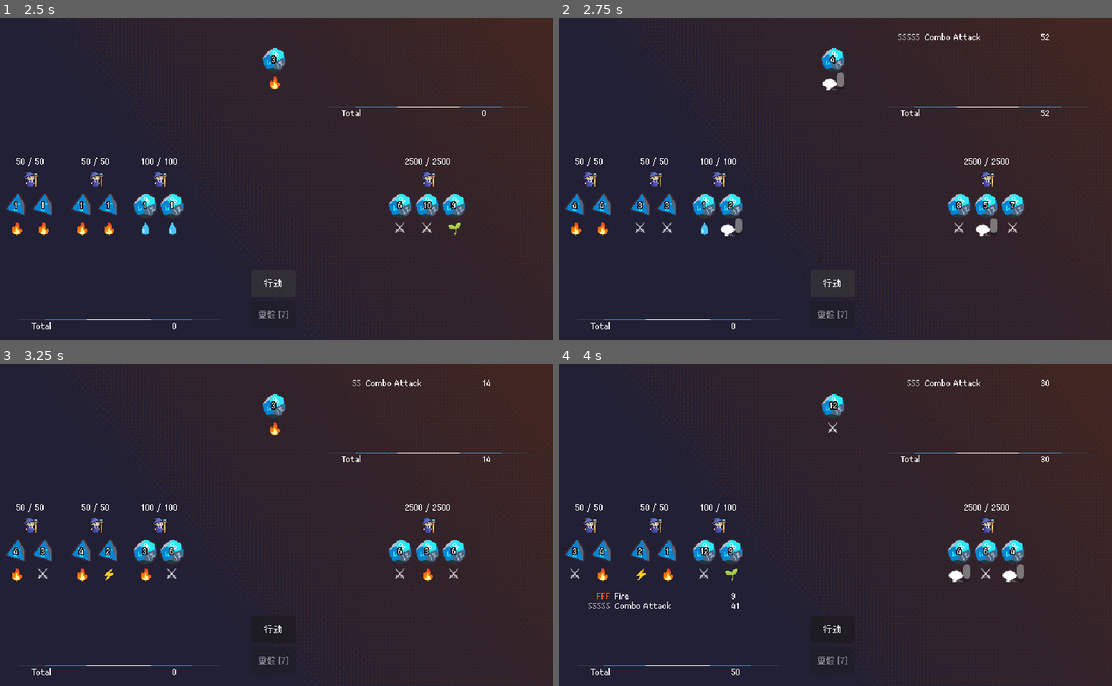
Above: before the commit, frames 1-4 (two rows, left to right).
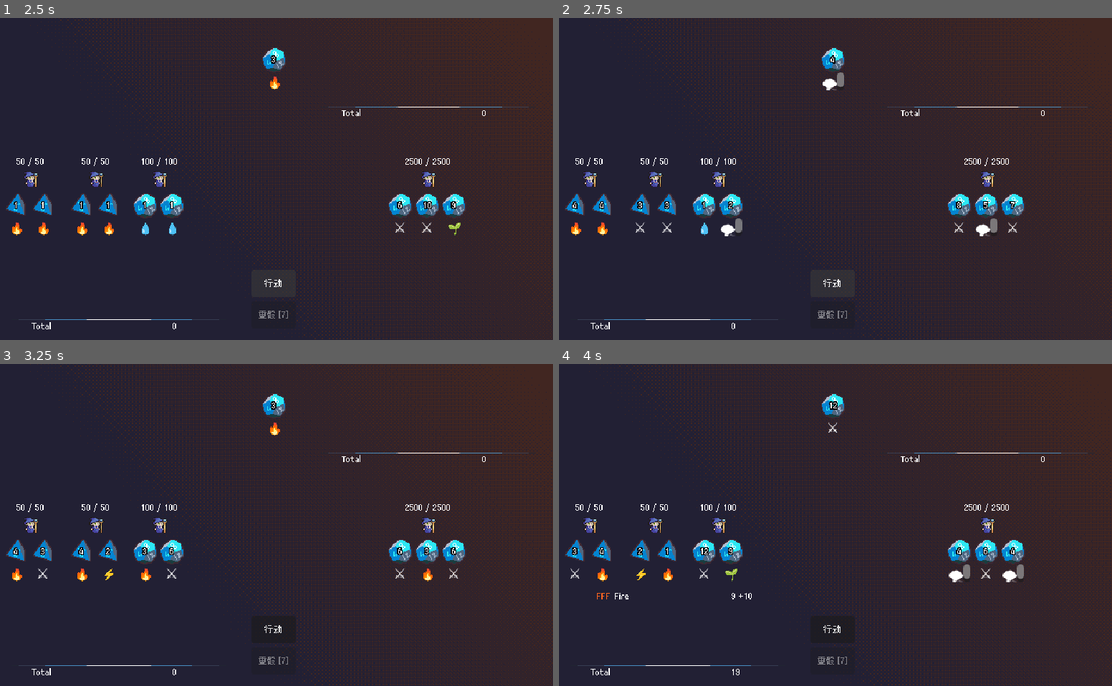
Above: after the commit, the same moments.

Repository: betairylia/DiceQuestPro
Game: Godot game, scene res://Prototyping/Prototype.tscn
Same seed, same stepped clock (60 frames per second), same inputs: the game is played once before the commit and once after it. The engine's default icon, where the game draws it, is replaced by a stand-in: a white triangle on a blue panel in a dark square.
Inputs (mouse positions are in pixels of both pictures, inside the frame that each line leads up to):
- Up to frame 1 (2.5 s): click "行动" at 0.5 s; click "行动" at 1.25 s; click "行动" at 2 s
- Up to frame 2 (2.75 s): no input
- Up to frame 3 (3.25 s): move the mouse to (160, 505) at 2.77 s; click (160, 505) at 2.92 s
- Up to frame 4 (4 s): move the mouse to (702, 557) at 3.52 s; click (702, 557) at 3.67 s

Frame 1 is identical in both runs. In frame 2, 0.1% of the frame differs, in the area x 61-89%, y 4-31%; in frame 3, less than 0.1%; in frame 4, 0.2%, in the area x 5-89%, y 4-97%.

Commit message:
Checkpoint before CSV spell importer implementation
Co-Authored-By: Claude Opus 4.6 <noreply@anthropic.com>

Diff:
--- /dev/null
+++ b/DataSheets/spells-Spells.csv
@@ -0,0 +1,7 @@
+,Pattern,DisplayName,Power,Logic,Anim
+,,,,,
+Fires,🔥🔥🔥,Fireball,10,,
+Fires,🔥🔥🔥🔥,Fireball,20,,
+Fires,🔥🔥🔥🔥🔥,Fireball,30,,
+Fires,🔥🔥🔥🔥🔥🔥,Fireball,40,,
+Fires,🔥🔥🔥🔥🔥🔥🔥,Fireball,50,,
--- /dev/null
+++ b/DataSheets/spells-Symbols.csv
@@ -0,0 +1,3 @@
+Symbol,Meaning
+🔥,F
+💧,W
--- a/Prototyping/Data/Spells/fires.tres
+++ b/Prototyping/Data/Spells/fires.tres
@@ -1,8 +1,28 @@
 [gd_resource type="Resource" script_class="Spell" format=3 uid="uid://cynsf2ki8sg17"]
 
-[ext_resource type="Script" uid="uid://u28a8vpslbd3" path="res://Source/Core/spell.gd" id="1_pmhx5"]
+[ext_resource type="Script" uid="uid://dk24x88oyla7f" path="res://Source/Core/spell_level.gd" id="1_dw4ac"]
+[ext_resource type="Script" uid="uid://u28a8vpslbd3" path="res://Source/Core/spell.gd" id="2_ngveo"]
+
+[sub_resource type="Resource" id="Resource_dw4ac"]
+script = ExtResource("1_dw4ac")
+pattern = "FFF"
+power = 10
+metadata/_custom_type_script = "uid://dk24x88oyla7f"
+
+[sub_resource type="Resource" id="Resource_ngveo"]
+script = ExtResource("1_dw4ac")
+pattern = "FFFF"
+power = 25
+metadata/_custom_type_script = "uid://dk24x88oyla7f"
+
+[sub_resource type="Resource" id="Resource_sxend"]
+script = ExtResource("1_dw4ac")
+pattern = "FFFFF"
+power = 50
+metadata/_custom_type_script = "uid://dk24x88oyla7f"
 
 [resource]
-script = ExtResource("1_pmhx5")
+script = ExtResource("2_ngveo")
 display_name = "Fire"
-patterns = Array[String](["FFF", "FFFF", "FFFFF", "FFFFFF", "FFFFFFF"])
+levels = Array[ExtResource("1_dw4ac")]([SubResource("Resource_dw4ac"), SubResource("Resource_ngveo"), SubResource("Resource_sxend")])
+metadata/_custom_type_script = "uid://u28a8vpslbd3"
--- a/Prototyping/Data/Spells/melee.tres
+++ /dev/null
@@ -1,8 +0,0 @@
-[gd_resource type="Resource" script_class="Spell" format=3 uid="uid://c74eqpn1v42uo"]
-
-[ext_resource type="Script" uid="uid://u28a8vpslbd3" path="res://Source/Core/spell.gd" id="1_qpp2x"]
-
-[resource]
-script = ExtResource("1_qpp2x")
-display_name = "Combo Attack"
-patterns = Array[String](["SS", "SSS", "SSSS", "SSSSS", "SSSSSS"])
--- a/Prototyping/Data/Spells/revive.tres
+++ /dev/null
@@ -1,8 +0,0 @@
-[gd_resource type="Resource" script_class="Spell" format=3 uid="uid://b2v05vpquvpqq"]
-
-[ext_resource type="Script" uid="uid://u28a8vpslbd3" path="res://Source/Core/spell.gd" id="1_h2q5y"]
-
-[resource]
-script = ExtResource("1_h2q5y")
-display_name = "Revive"
-patterns = Array[String](["RR"])
--- a/Prototyping/HUD/SpellDetailView/spells_detail.gd
+++ b/Prototyping/HUD/SpellDetailView/spells_detail.gd
@@ -42,11 +42,11 @@
 		var row := SPELL_ROW.instantiate()
 		_container.add_child(row)
 		row.get_node("Pattern").bbcode_enabled = true
-		row.get_node("Pattern").text = _colored_pattern(ms.spell.patterns[ms.level])
+		row.get_node("Pattern").text = _colored_pattern(ms.level_data().pattern)
 		row.get_node("Name").text = ms.spell.display_name
-		row.get_node("Damage").text = str(ms.digit_sum())
+		row.get_node("Damage").text = "%d +%d" % [ms.digit_sum(), ms.level_data().power]
 
 	var total := 0
 	for ms in matches:
-		total += ms.digit_sum()
+		total += ms.digit_sum() + ms.level_data().power
 	_total_damage.text = str(total)
--- a/Prototyping/Nodes/rollable_dice.gd
+++ b/Prototyping/Nodes/rollable_dice.gd
@@ -19,7 +19,7 @@
 
 var dice_data: DiceData
 var dice_result: DiceResult
-var source: MobData
+var source: Mob
 var state: DiceCombatState
 
 # Animation config
--- a/Prototyping/Prototype.tscn
+++ b/Prototyping/Prototype.tscn
@@ -8,16 +8,14 @@
 [ext_resource type="PackedScene" uid="uid://dffl3j136dlbl" path="res://Prototyping/HUD/Combat-HUD.tscn" id="3_4tqe8"]
 [ext_resource type="Resource" uid="uid://dlh8khjpdcde1" path="res://Prototyping/Data/Fighter.tres" id="3_5couh"]
 [ext_resource type="Resource" uid="uid://bnigeirx8he57" path="res://Prototyping/Data/FireMage.tres" id="3_eo8vy"]
-[ext_resource type="Resource" uid="uid://cynsf2ki8sg17" path="res://Prototyping/Data/Spells/fires.tres" id="3_ni1eb"]
-[ext_resource type="Resource" uid="uid://c74eqpn1v42uo" path="res://Prototyping/Data/Spells/melee.tres" id="4_v8jq8"]
-[ext_resource type="Resource" uid="uid://b2v05vpquvpqq" path="res://Prototyping/Data/Spells/revive.tres" id="5_tq74n"]
+[ext_resource type="Resource" uid="uid://cynsf2ki8sg17" path="res://Prototyping/Data/Spells/Fires.tres" id="3_fro8r"]
 [ext_resource type="Resource" uid="uid://c6gmc83nv8kky" path="res://Prototyping/Data/TestEnemy.tres" id="7_epufo"]
 [ext_resource type="Resource" uid="uid://eopw8wt81j8x" path="res://Prototyping/Data/FighterD12.tres" id="9_fycvh"]
 [ext_resource type="PackedScene" uid="uid://ctf70ay22bp3p" path="res://Prototyping/Nodes/RollableDice.tscn" id="12_fro8r"]
 
 [node name="Prototype" type="Node" unique_id=894070372]
 script = ExtResource("1_c6oeu")
-spells = Array[ExtResource("2_5couh")]([ExtResource("3_ni1eb"), ExtResource("4_v8jq8"), ExtResource("5_tq74n")])
+spells = Array[ExtResource("2_5couh")]([ExtResource("3_fro8r")])
 playersData = Array[ExtResource("2_544xo")]([ExtResource("3_5couh"), ExtResource("3_eo8vy"), ExtResource("3_eo8vy")])
 enemiesData = Array[ExtResource("2_544xo")]([ExtResource("7_epufo")])
 envDie = ExtResource("9_fycvh")
--- a/Prototyping/combat.gd
+++ b/Prototyping/combat.gd
@@ -116,11 +116,20 @@
 
 func _resolve_spells(froms: Array[Mob], tos: Array[Mob], from_spells: Array[MatchedSpell]) -> void:
 	for spell in from_spells:
+		var level_data := spell.level_data()
 		spell_triggered.emit(spell)
 		await BindGroupAwait.all(Arr.emap(Arr.unique(spell.matched_dice),
 			func(i: int, die: DiceResult):
 				return die.node.AnimatedAttack.bind(tos, i * 0.15)
 		))
+
+		# Apply spell logic
+		var ctx := SpellContext.new()
+		ctx.matched = spell
+		ctx.power = level_data.power
+		ctx.casters.assign(spell.source_mobs())
+		ctx.targets = tos
+		SpellLogic.execute(level_data.logic, ctx)
 
 
 func _on_combat_hud_act() -> void:
--- a/Source/Core/dice_matcher.gd
+++ b/Source/Core/dice_matcher.gd
@@ -56,8 +56,8 @@
 static func match_spell(results: Array[DiceResult], spell: Spell) -> MatchedSpell:
 	var pool := _build_token_pool(results)
 	# Iterate levels from highest to lowest
-	for level in range(spell.patterns.size() - 1, -1, -1):
-		var req := parse_pattern(spell.patterns[level])
+	for level in range(spell.levels.size() - 1, -1, -1):
+		var req := parse_pattern(spell.levels[level].pattern)
 		var matched := _try_match(pool, req)
 		# _try_match returns [] on failure; null would be ideal but GDScript arrays
 		# can't distinguish empty-success from failure here, so we use req total count.
@@ -86,7 +86,7 @@
 # Format: "[SpellName Lv.N] pattern | dice sum=X | mobs: [MobData...]"
 static func print_matches(matches: Array[MatchedSpell]) -> void:
 	for ms in matches:
-		var pattern: String = ms.spell.patterns[ms.level]
+		var pattern: String = ms.level_data().pattern
 		var sum: int = ms.digit_sum()
 		var mob_names: Array = []
 		for mob in ms.source_mobs():
--- a/Source/Core/dice_result.gd
+++ b/Source/Core/dice_result.gd
@@ -4,7 +4,7 @@
 var digit: int
 var element: Consts.Elements
 var is_extreme: bool
-var source: MobData  # set by Mob.RollAll(); null if not from a Mob
+var source: Mob  # set by Mob.RollAll(); null if not from a Mob
 var node: RollableDice
 
 func _init(digit: int, elem: Consts.Elements, isex: bool):
--- a/Source/Core/matched_spell.gd
+++ b/Source/Core/matched_spell.gd
@@ -2,7 +2,7 @@
 class_name MatchedSpell
 
 var spell: Spell
-var level: int                       # 0-based index into spell.patterns
+var level: int                       # 0-based index into spell.levels
 var matched_dice: Array[DiceResult]  # one entry per token consumed;
 									 # extreme die appears twice if it fills 2 tokens
 
@@ -14,6 +14,10 @@
 	return total
 
 
+func level_data() -> SpellLevel:
+	return spell.levels[level]
+
+
 func source_mobs() -> Array:
 	var seen := {}
 	var unique: Array = []
--- a/Source/Core/mob.gd
+++ b/Source/Core/mob.gd
@@ -114,5 +114,5 @@
 		dice_node.position = Vector2(start_x + i * DICE_INTERVAL, DICE_Y)
 		add_child(dice_node)
 		dice_node.setup(dice_data[i])
-		dice_node.source = data
+		dice_node.source = self
 		_dice.append(dice_node)
--- a/Source/Core/spell.gd
+++ b/Source/Core/spell.gd
@@ -2,5 +2,4 @@
 class_name Spell
 
 @export var display_name: String
-# Levels ordered low→high, e.g. ["SSS","SSSS","SSSSS","SSSSSS"]
-@export var patterns: Array[String]
+@export var levels: Array[SpellLevel]
--- /dev/null
+++ b/Source/Core/spell_context.gd
@@ -0,0 +1,36 @@
+extends RefCounted
+class_name SpellContext
+
+var matched: MatchedSpell
+var power: float
+var casters: Array[Mob]
+var targets: Array[Mob]
+
+
+func digit_sum() -> int:
+	return matched.digit_sum()
+
+
+func digit_sum_of(element: Consts.Elements) -> int:
+	var total := 0
+	for r in matched.matched_dice:
+		if r.element == element:
+			total += r.digit
+	return total
+
+
+func max_digit() -> int:
+	var best := 0
+	for r in matched.matched_dice:
+		best = max(best, r.digit)
+	return best
+
+
+func dice_count() -> int:
+	return Arr.unique(matched.matched_dice).size()
+
+
+func unique_dice() -> Array[DiceResult]:
+	var result: Array[DiceResult] = []
+	result.assign(Arr.unique(matched.matched_dice))
+	return result
--- /dev/null
+++ b/Source/Core/spell_level.gd
@@ -0,0 +1,6 @@
+extends Resource
+class_name SpellLevel
+
+@export var pattern: String            # e.g. "FFF", "SSSS"
+@export var logic: String = "single_damage"  # logic script name
+@export var power: int = 0         # spell power
--- /dev/null
+++ b/Source/Core/spell_logic.gd
@@ -0,0 +1,14 @@
+extends Object
+class_name SpellLogic
+
+static var _logic_cache: Dictionary = {}
+
+static func execute(logic_name: String, ctx: SpellContext) -> void:
+	if not _logic_cache.has(logic_name):
+		var fullpath := "res://Source/Spells/" + logic_name + ".gd"
+		var script := load(fullpath)
+		assert(script != null, "SpellLogic: script not found: " + fullpath)
+		_logic_cache[logic_name] = Callable(script, "_do")
+
+	var logic: Callable = _logic_cache[logic_name]
+	await logic.call(ctx)
Not shown, changed: .claude/settings.local.json
Not shown, added: DataSheets/spells-Spells.csv.import
Not shown, added: DataSheets/spells-Symbols.csv.import
Not shown, added: Source/Core/spell_context.gd.uid
Not shown, added: Source/Core/spell_level.gd.uid
Not shown, added: Source/Core/spell_logic.gd.uid
Not shown, added: DataSheets/Spells.fods
